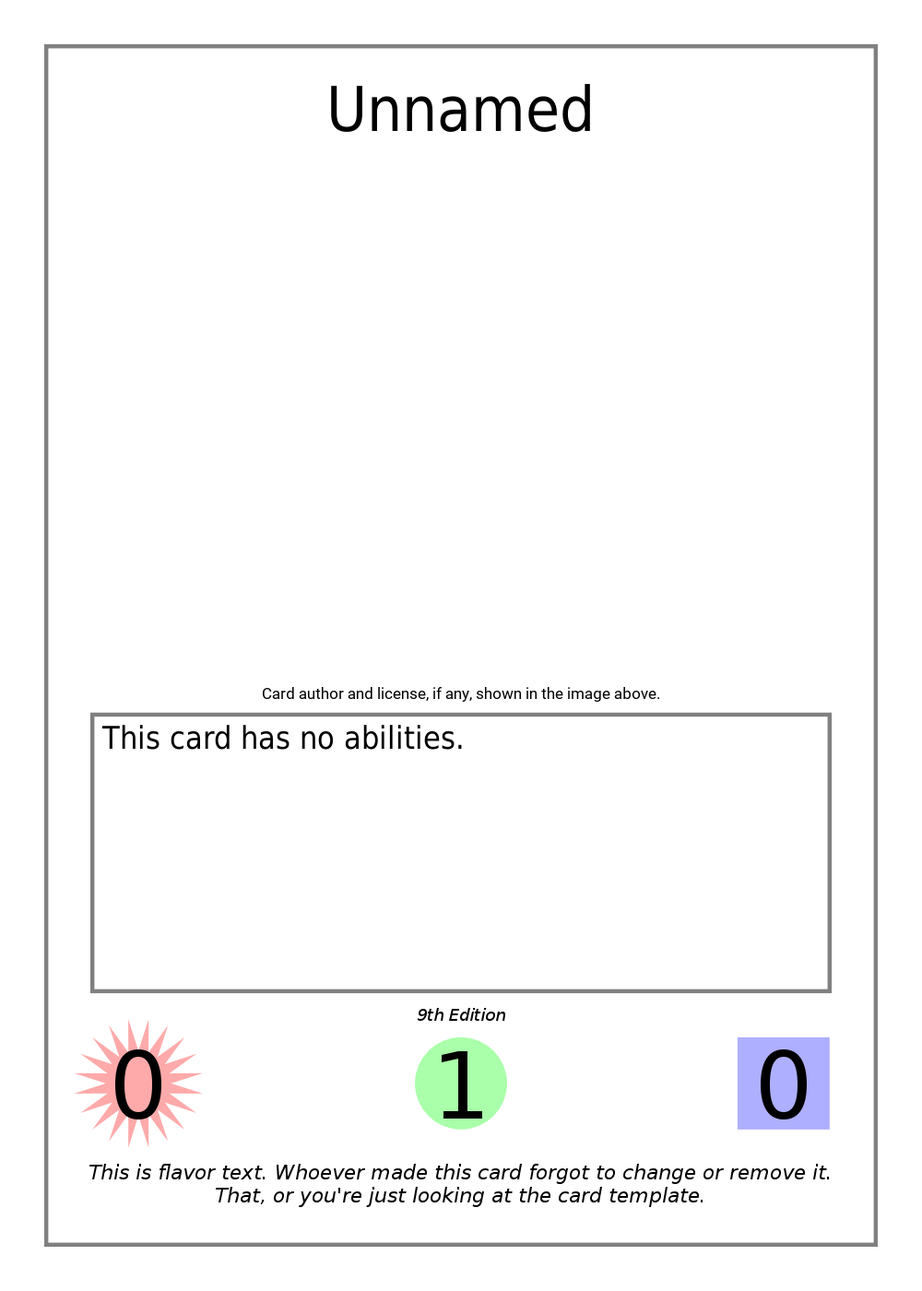
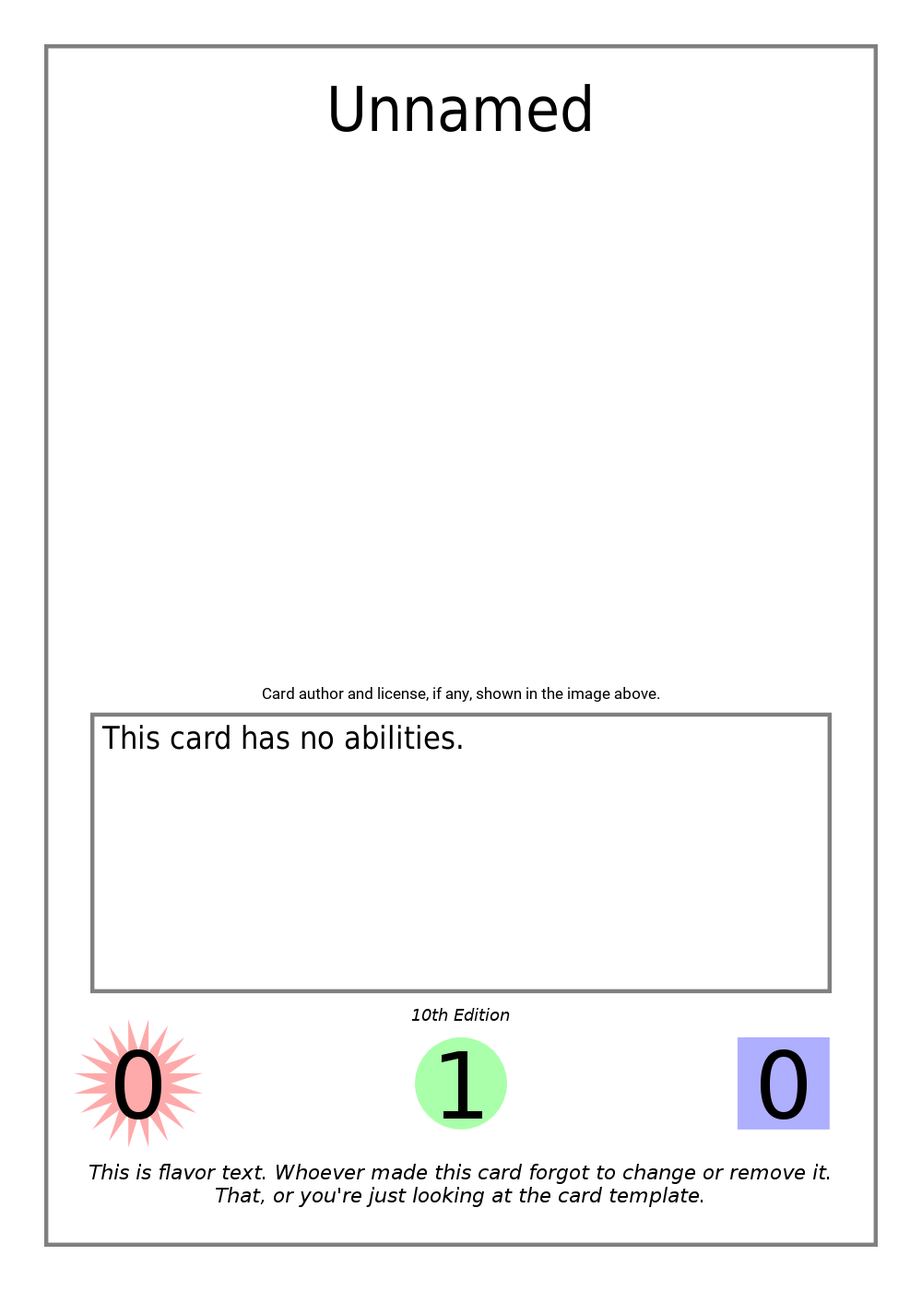
Layers edited between the first and the second 922x1291 image:
painted on "Edition Indicator" over (411, 1008, 511, 1022)
